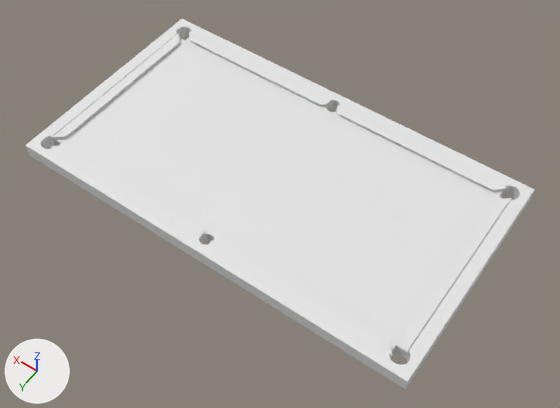
What one commit did to the Blender file Sources/Blender/newTable.blend.
Camera for both pictures: a 50 mm lens placed at (-2.69, 3.68, 5.32), pointed at (-0.18, 0.16, -0.21). Lighting does not change. The marker at lower left points along +X, +Y and +Z.

Names of what the first picture shows: 'BottomCushion', 'BottomCushion.001', 'BottomFrame', 'BottomLeftSideCushion', 'BottomRightSideCushion', 'CornerPot', 'ExtraPlayingAreaBottom', 'ExtraPlayingAreaSide', 'PlayingArea', 'SideFrame', 'SidePot', 'TopLeftSideCushion', 'TopRightSideCushion'.
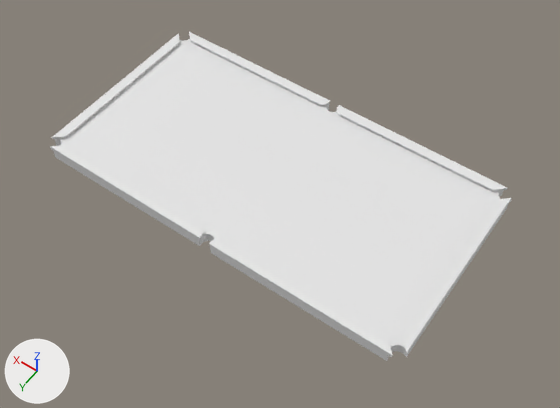
ob_cornerhole is not drawn itself; it is used by a modifier of ob_playingarea, ob_extraplayingareabottom, ob_extraplayingareaside.

Pixel boxes (x1, y1, x2, y2) of what changed, in the pictures (560 x 408 px):
'PlayingArea', mesh rescaled: before (62, 41, 499, 345); after (54, 39, 509, 361)
'SideFrame', hidden: before (43, 27, 511, 373)
'BottomFrame', hidden: before (44, 30, 523, 365)
'CornerPot', hidden: before (25, 19, 535, 389)
'ExtraPlayingAreaSide', no longer drawn: before (60, 37, 504, 354)
'SidePot', hidden: before (188, 93, 347, 263)
'ExtraPlayingAreaBottom', deleted: before (54, 38, 509, 358)

The change in detail:
me_cube_001 has 8 vertices, 6 faces and spans x -1.78..1.78, y -0.89..0.89, z -0.1..0.0.
me_cube_001 is used by ob_playingarea; location (0.0, 0.0, 0.0).
me_cube_001 part 1: the whole mesh is scaled about its middle by (1.06, 1.12, 1).
Object 'ExtraPlayingAreaBottom' (ob_extraplayingareabottom) is deleted.
Object 'CornerPot' (ob_cornerpot) is now hidden.
Object 'SidePot' (ob_sidepot) is now hidden.
Object 'SideFrame' (ob_sideframe) is now hidden.
Object 'BottomFrame' (ob_bottomframe) is now hidden.
Object 'CornerHole' (ob_cornerhole) is rescaled from (1.0, 1.0, 1.0) to (1.8, 1.8, 1.0).
